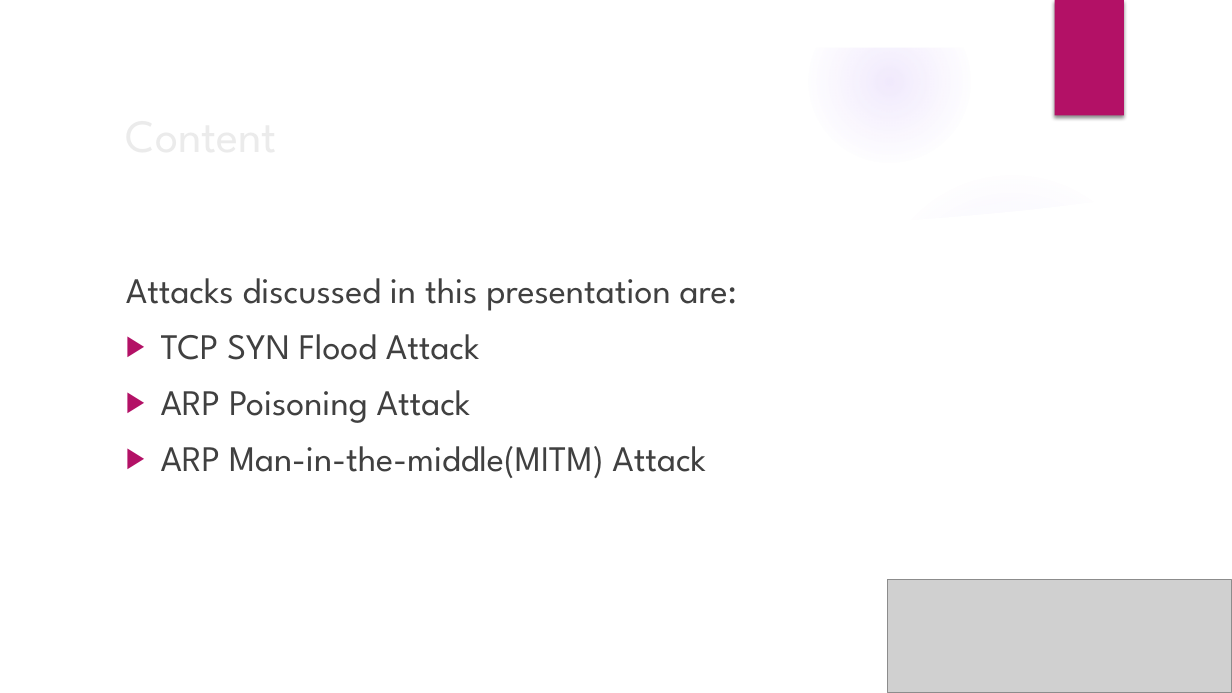
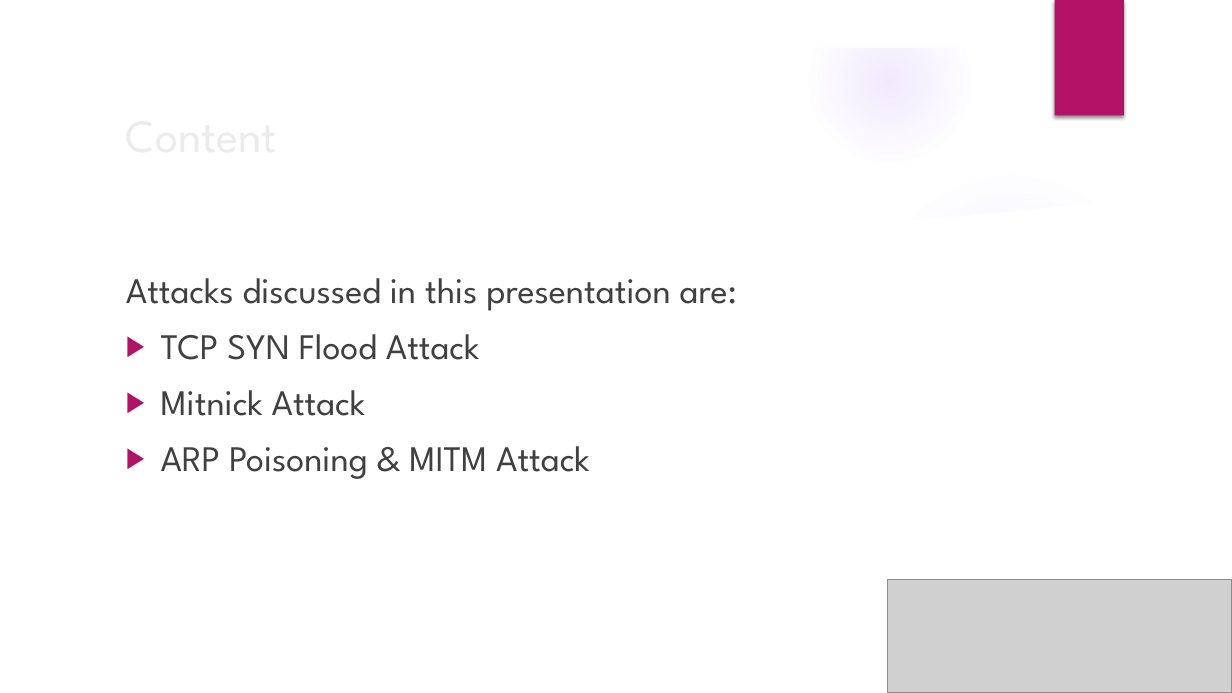
Before and after one commit to ankit9077/COMP-8677-Hackers-27, a slide deck: slide 3 of Networking-security-presentation.pptx. Drawn at 1232x693 pixels with LibreOffice and Linux fonts; fonts in the diff are those of the drawing; grey boxes stand for pictures; background and template pictures are left out. Boxes give left, top, right and bottom in pixels: in the first picture for what was removed or moved away, otherwise in the second. Text is boxed around its words. In the diff, an @@ line names an element or a change of style, - is before the commit and + after.

```diff
--- a/Networking-security-presentation.pptx
+++ b/Networking-security-presentation.pptx
@@ text at <box>161,390,590,479</box>: text changed @@
-▶ ARP Poisoning Attack
-▶ ARP Man-in-the-middle(MITM) Attack
+▶ Mitnick Attack
+▶ ARP Poisoning & MITM Attack
```
Also in this commit, not shown: 2 other slides changed, 2 slides added.
